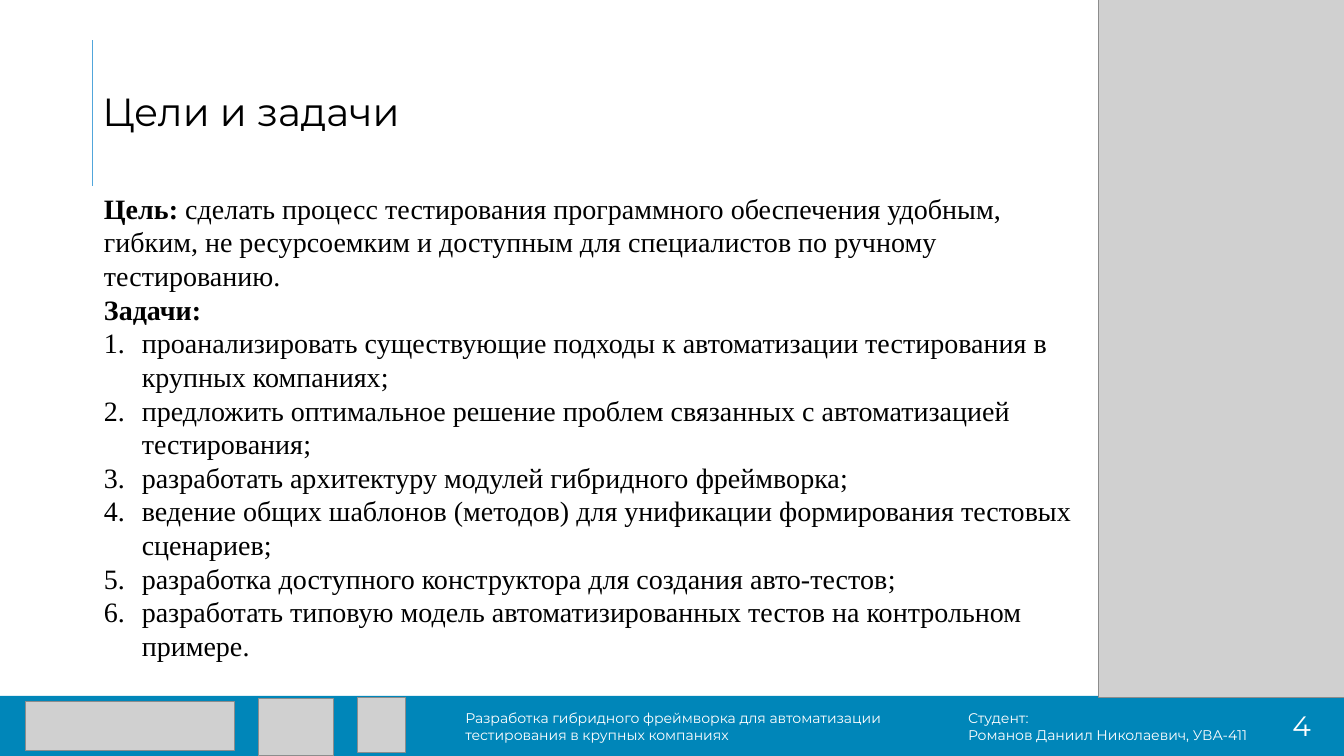
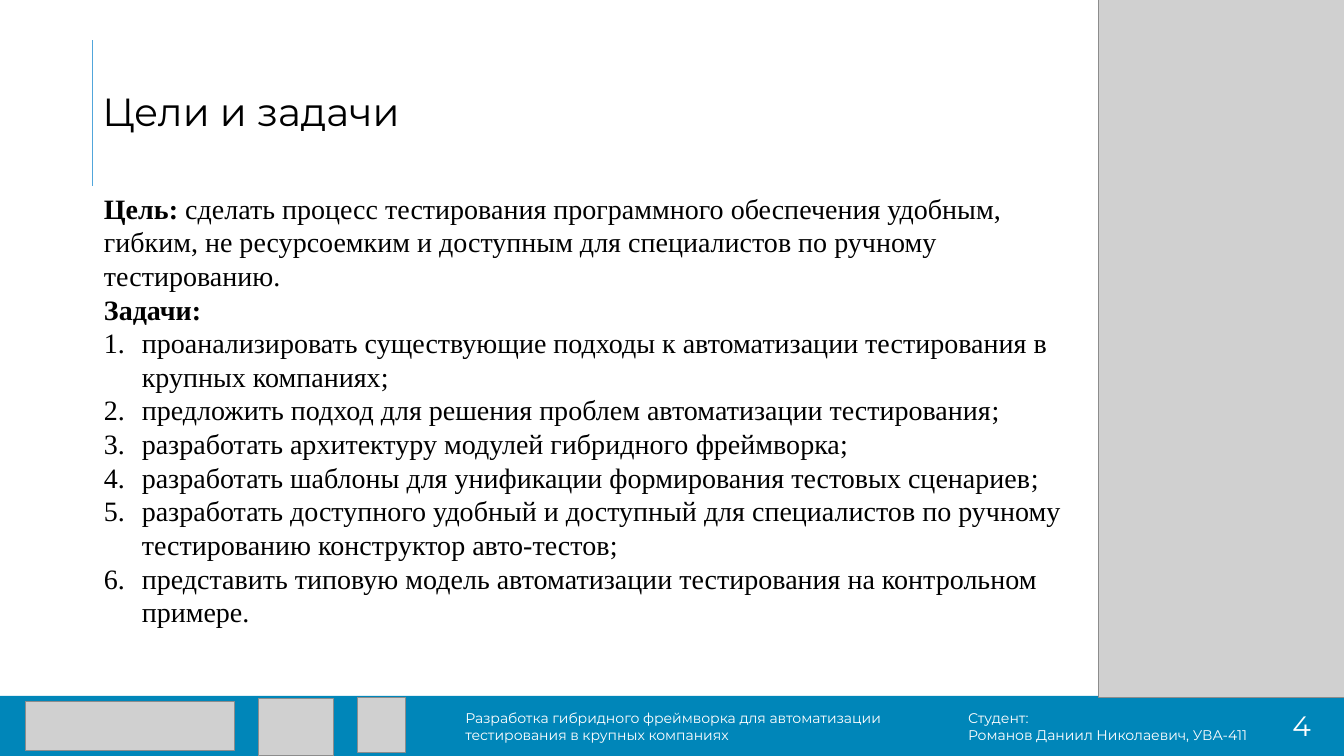
Before and after one commit to DanielRomanoff/practice, a slide deck: slide 4 of презентация.pptx. Drawn at 1344x756 pixels with LibreOffice and Linux fonts; fonts in the diff are those of the drawing; grey boxes stand for pictures. Boxes give left, top, right and bottom in pixels: in the first picture for what was removed or moved away, otherwise in the second. Text is boxed around its words. In the diff, an @@ line names an element or a change of style, - is before the commit and + after.

```diff
--- a/презентация.pptx
+++ b/презентация.pptx
@@ text at bbox=[142, 400, 1000, 426]: text changed @@
-2. предложить оптимальное решение проблем связанных с автоматизацией тестирования;
+2. предложить подход для решения проблем автоматизации тестирования;
@@ text at bbox=[142, 468, 1060, 628]: text changed @@
-4. ведение общих шаблонов (методов) для унификации формирования тестовых сценариев;
-5. разработка доступного конструктора для создания авто-тестов;
-6. разработать типовую модель автоматизированных тестов на контрольном примере.
+4. разработать шаблоны для унификации формирования тестовых сценариев;
+5. разработать доступного удобный и доступный для специалистов по ручному тестированию конструктор авто-тестов;
+6. представить типовую модель автоматизации тестирования на контрольном примере.
```
Also in this commit, not shown: 6 other slides changed, 2 slides added, 5 other files.
